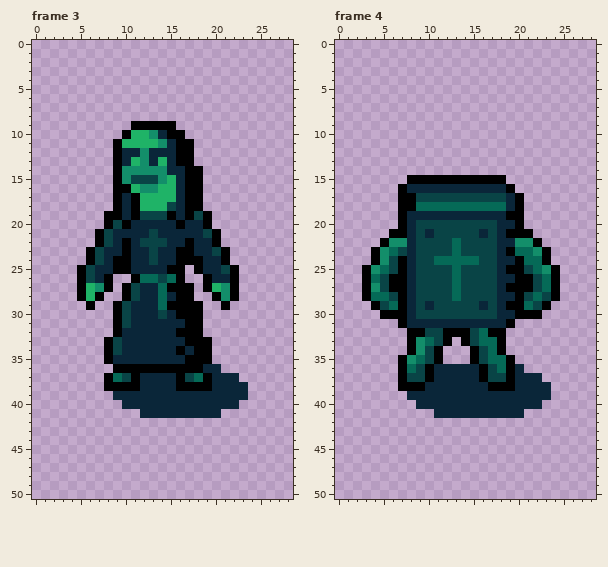
Pixel-art file, stored at Succubus/Sprites/EarthOpponents.aseprite. The first picture shows the starting point.
29x51 pixels, 13 frames. Shown: frame 3, frame 4. The commit also changed other frames, which this record leaves out.
And afterwards:
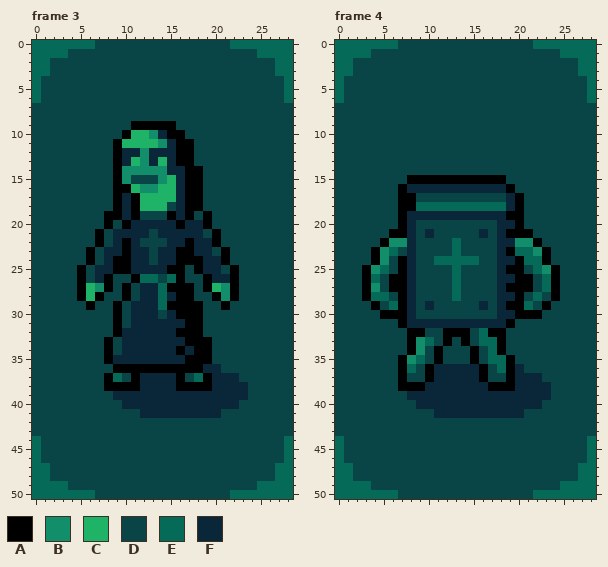
Palette (. is transparent): A #000000  B #138e6a  C #1fb367  D #094446  E #056a57  F #0a2639
The exact change:
layer "Background" now shown
Frame 3, layer "Background":
The edit adds colour D in row 0 at x 7 to 21; in row 1 at x 4 to 24; in rows 2 to 3 at x 2 to 26; in rows 4 to 6 at x 1 to 27; in rows 7 to 8 at x 0 to 28; in row 9 at x 0 to 10 and 16 to 28.
The edit adds colour D in row 10 at x 0 to 9 and 17 to 28; in rows 11 to 13 at x 0 to 8 and 18 to 28; in rows 14 to 18 at x 0 to 8 and 19 to 28; in rows 19 to 20 at x 0 to 7 and 20 to 28; in rows 21 to 22 at x 0 to 6 and 21 to 28; in rows 23 to 24 at x 0 to 5 and 22 to 28.
The edit adds colour D in row 25 at x 0 to 4, 17 and 23 to 28; in row 26 at x 0 to 4, 9 to 10, 17 to 18 and 23 to 28; in row 27 at x 0 to 4, 9, 18 and 23 to 28; in row 28 at x 0 to 4, 8 to 9, 18 to 19 and 23 to 28; in row 29 at x 0 to 5, 7 to 8, 19 to 20 and 22 to 28; in rows 30 to 32 at x 0 to 8 and 19 to 28.
The edit adds colour D in rows 33 to 35 at x 0 to 7 and 20 to 28; in row 36 at x 0 to 8 and 21 to 28; in row 37 at x 0 to 7 and 23 to 28; in row 38 at x 0 to 7 and 24 to 28; in row 39 at x 0 to 8 and 24 to 28; in row 40 at x 0 to 9 and 23 to 28.
The edit adds colour D in row 41 at x 0 to 11 and 21 to 28; in rows 42 to 43 at x 0 to 28; in rows 44 to 46 at x 1 to 27; in rows 47 to 48 at x 2 to 26; in row 49 at x 4 to 24; in row 50 at x 7 to 21.
The edit adds colour E in row 0 at x 0 to 6 and 22 to 28; in row 1 at x 0 to 3 and 25 to 28; in rows 2 to 3 at x 0 to 1 and 27 to 28; in rows 4 to 6 at x 0 and 28; in rows 44 to 46 at x 0 and 28; in rows 47 to 48 at x 0 to 1 and 27 to 28.
The edit adds colour E in row 49 at x 0 to 3 and 25 to 28; in row 50 at x 0 to 6 and 22 to 28.
Frame 4, layer "Background":
The edit adds colour D in row 0 at x 7 to 21; in row 1 at x 4 to 24; in rows 2 to 3 at x 2 to 26; in rows 4 to 6 at x 1 to 27; in rows 7 to 14 at x 0 to 28; in row 15 at x 0 to 7 and 19 to 28.
The edit adds colour D in row 16 at x 0 to 6 and 20 to 28; in rows 17 to 20 at x 0 to 6 and 21 to 28; in row 21 at x 0 to 5 and 22 to 28; in row 22 at x 0 to 4 and 23 to 28; in rows 23 to 24 at x 0 to 3 and 24 to 28; in rows 25 to 28 at x 0 to 2 and 25 to 28.
The edit adds colour D in row 29 at x 0 to 3 and 24 to 28; in row 30 at x 0 to 4 and 23 to 28; in row 31 at x 0 to 6 and 20 to 28; in row 32 at x 0 to 7 and 19 to 28; in row 33 at x 0 to 7, 13 and 19 to 28; in row 34 at x 0 to 7, 12 to 14 and 19 to 28.
The edit adds colour D in row 35 at x 0 to 6, 12 to 14 and 20 to 28; in row 36 at x 0 to 6 and 21 to 28; in row 37 at x 0 to 6 and 23 to 28; in row 38 at x 0 to 6 and 24 to 28; in row 39 at x 0 to 7 and 24 to 28; in row 40 at x 0 to 8 and 23 to 28.
The edit adds colour D in row 41 at x 0 to 10 and 21 to 28; in rows 42 to 43 at x 0 to 28; in rows 44 to 46 at x 1 to 27; in rows 47 to 48 at x 2 to 26; in row 49 at x 4 to 24; in row 50 at x 7 to 21.
The edit adds colour E in row 0 at x 0 to 6 and 22 to 28; in row 1 at x 0 to 3 and 25 to 28; in rows 2 to 3 at x 0 to 1 and 27 to 28; in rows 4 to 6 at x 0 and 28; in rows 44 to 46 at x 0 and 28; in rows 47 to 48 at x 0 to 1 and 27 to 28.
The edit adds colour E in row 49 at x 0 to 3 and 25 to 28; in row 50 at x 0 to 6 and 22 to 28.
